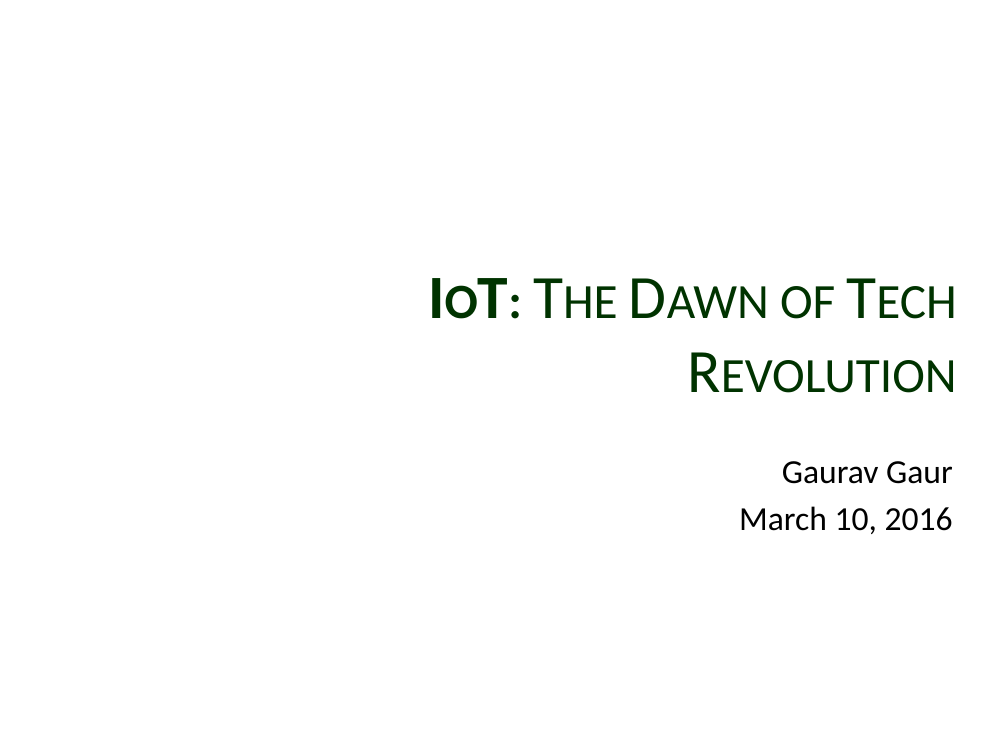
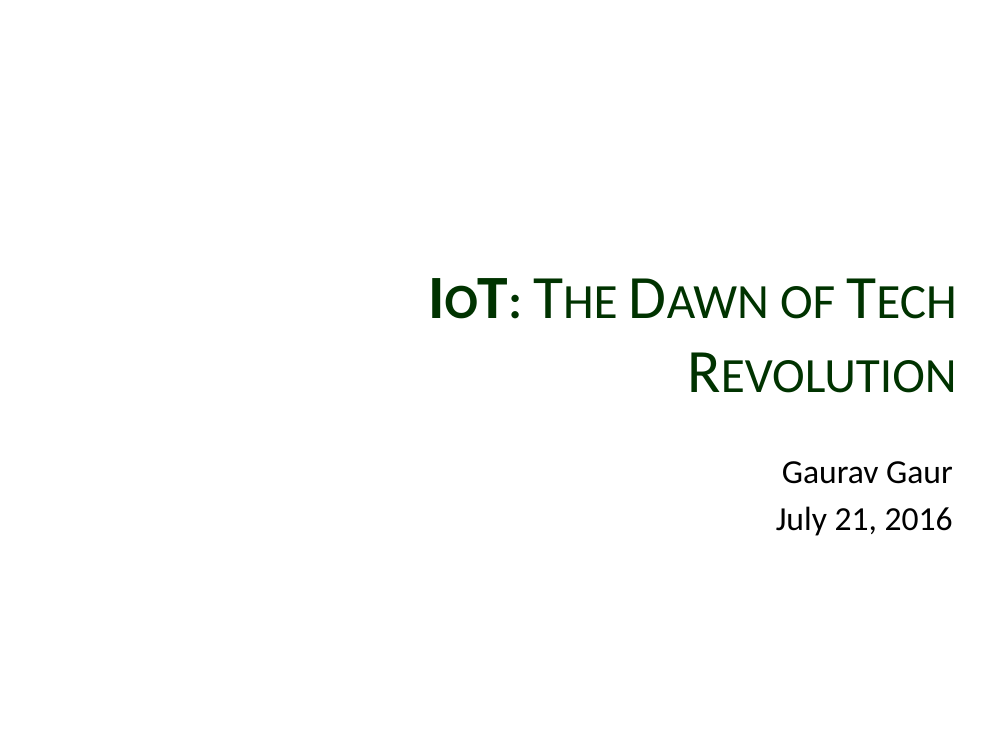
Before and after one commit to GaurG/IoT, a slide deck: slide 1 of IoT.pptx. Drawn at 1008x756 pixels with LibreOffice and Linux fonts; fonts in the diff are those of the drawing; background and template pictures are left out. Boxes give left, top, right and bottom in pixels: in the first picture for what was removed or moved away, otherwise in the second. Text is boxed around its words. In the diff, an @@ line names an element or a change of style, - is before the commit and + after.

```diff
--- a/IoT.pptx
+++ b/IoT.pptx
@@ subtitle at (776,506,953,536): text changed @@
-March 10, 2016
+July 21, 2016
```
Also in this commit, not shown: 1 other slide changed, 11 slides added, 13 slides removed.
